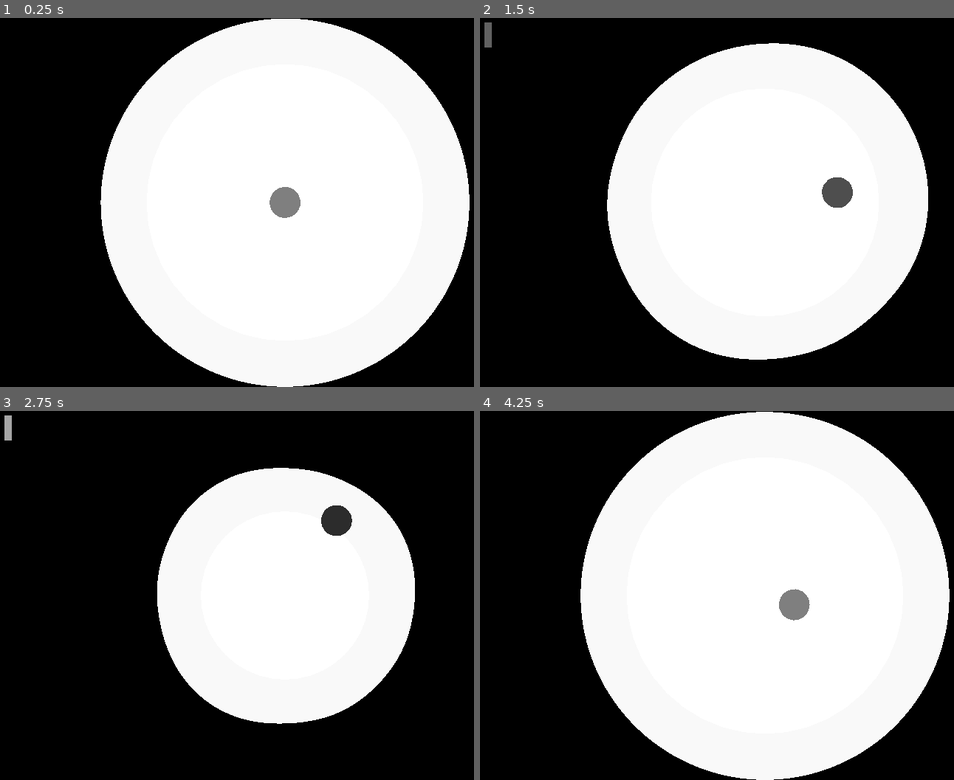
Above: before the commit, frames 1-4 (two rows, left to right).
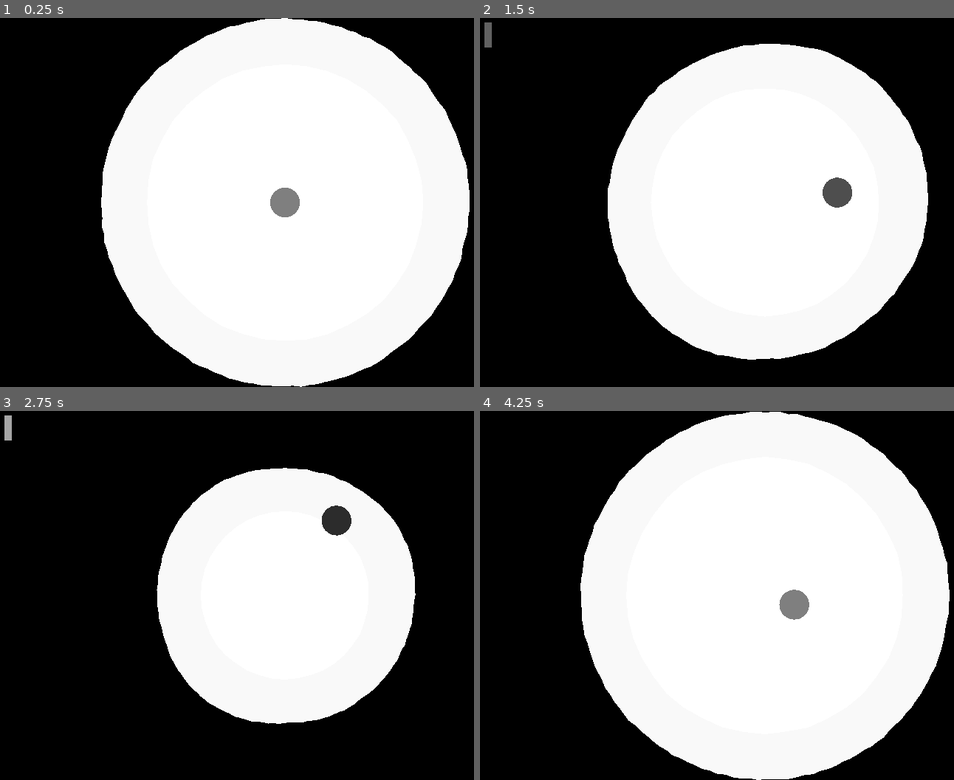
Above: after the commit, the same moments.

Repository: sergei11156/limetedSpace
Game: Godot game, scene res://main.tscn
The game is run twice, just before and just after one commit, with the same random seed, the same clock (stepped at 60 frames per second) and the same inputs.
Inputs (mouse positions are in pixels of both pictures, inside the frame that each line leads up to):
- Up to frame 1 (0.25 s): no input
- Up to frame 2 (1.5 s): move the mouse to (897, 184) at 0.52 s; tap Space (shot) at 0.6, 1.35 s; move the mouse to (645, 220) at 1.27 s
- Up to frame 3 (2.75 s): move the mouse to (346, 514) at 2.02 s; tap Space (shot) at 2.1 s
- Up to frame 4 (4.25 s): move the mouse to (735, 669) at 2.77 s; tap Space (shot) at 2.85, 3.6 s; move the mouse to (944, 650) at 3.52 s

The runs differ from the first frame. In frame 1, 0.3% of the frame differs, in the area x 21-100%, y 0-100%; in frame 2, 0.2%; in frame 3, 0.1%; in frame 4, 0.3%.

Commit message:
border shacing

Diff:
--- a/freeArea.gd
+++ b/freeArea.gd
@@ -36,12 +36,11 @@
 		verticePos *= radius
 		vertices.push_back(verticePos)
 
-
 	drawVertices(vertices, slices)
 	drawVertices(vertices, collisionSlices)
 
 func rand(v):
-	return v * ((randi() % 10 - 5) / 500.0 + 1)
+	return v * ((randi() % 10 - 5) / 1000.0 + 1)
 
 func drawVertices(vertices: Array, slices: Array):
 	var verticesInSlice = vertices.size()/slices.size()
@@ -69,7 +68,9 @@
 func _physics_process(delta):
 	averageRadius = calcuclateAverageRaidius()
 	vertices = vertices.map(func(v): return updateVertice(v, delta))
-	drawVertices(vertices, slices)
+
+	var randVertices = vertices.map(rand)
+	drawVertices(randVertices, slices)
 	drawVertices(vertices, collisionSlices)
 	updateEffectsLifetime(delta)
 
--- a/main.gd
+++ b/main.gd
@@ -34,11 +34,14 @@
 	for step in range(40):
 		var verticePos = Vector2.from_angle(PI * 2 / 40 * step)
 		verticePos *= $FreeArea.averageRadius - $Player.maxDistanceToRadiusToGainReload
-		vertices.push_back(verticePos)
+		vertices.push_back(rand(verticePos))
 
 	$WithoutReloadZone.position = $FreeArea.center
 	$WithoutReloadZone.set_polygon(PackedVector2Array(vertices))
 
+func rand(v):
+	return v * ((randi() % 10 - 5) / 1000.0 + 1)
+
 func _on_free_area_player_hit_border():
 	$FreeArea.startGame()
 	$Player.startGame()
--- a/player.gd
+++ b/player.gd
@@ -10,6 +10,13 @@
 @export var maxDistanceToRadiusToGainReload = 200
 # Called when the node enters the scene tree for the first time.
 func _ready():
+	var vertices = []
+	for step in range(20):
+		var verticePos = Vector2.from_angle(PI * 2 / 20 * step)
+		verticePos *= 65
+		vertices.push_back(verticePos)
+
+	$PlayerPolygon.set_polygon(PackedVector2Array(vertices))
 	startGame()
 
 func updateReloadTime(delta, avgRadius, center):
@@ -44,7 +51,6 @@
 	look_at(mouse_position)
 
 
-
 func is_shot_available():
 	return availableShots > 0
 
